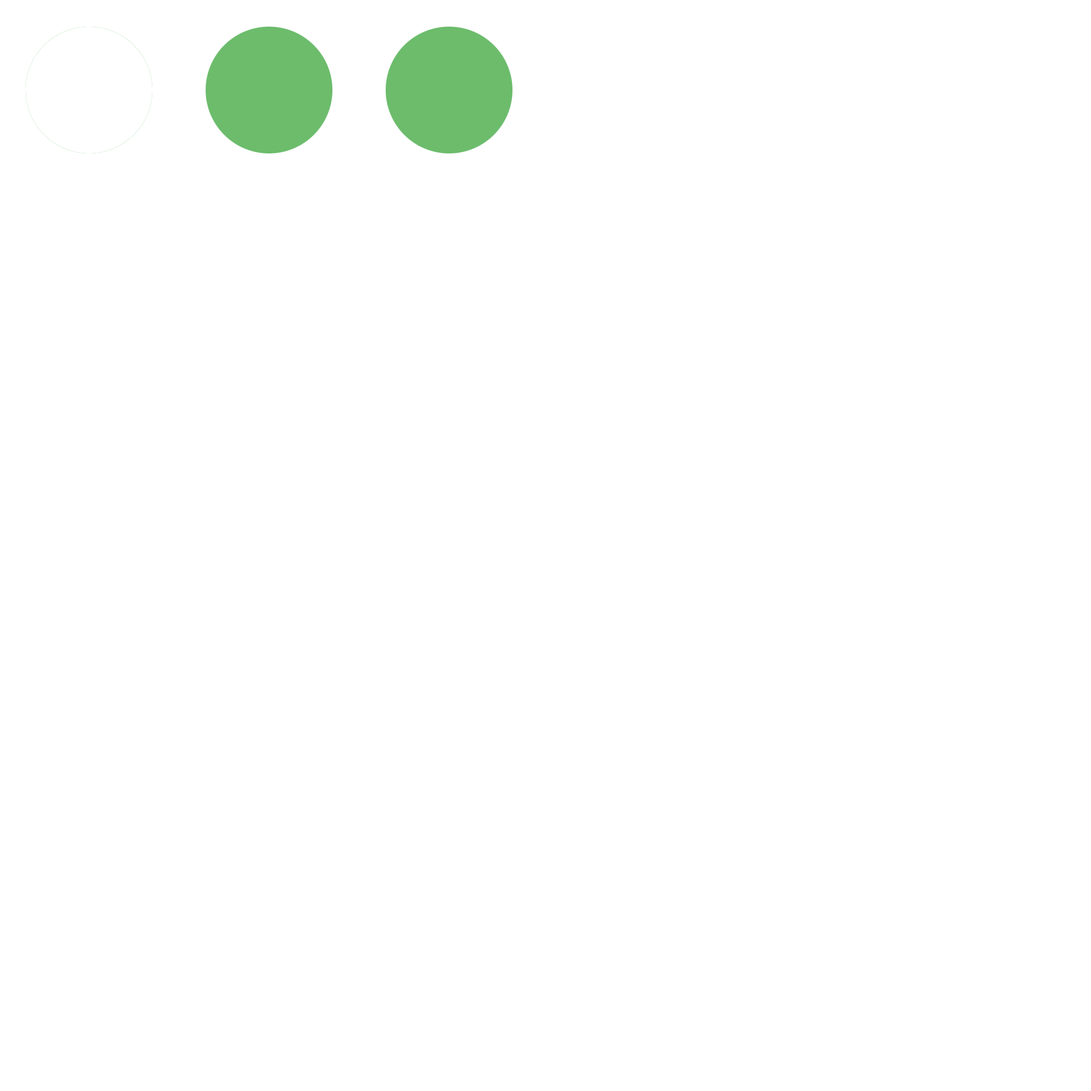
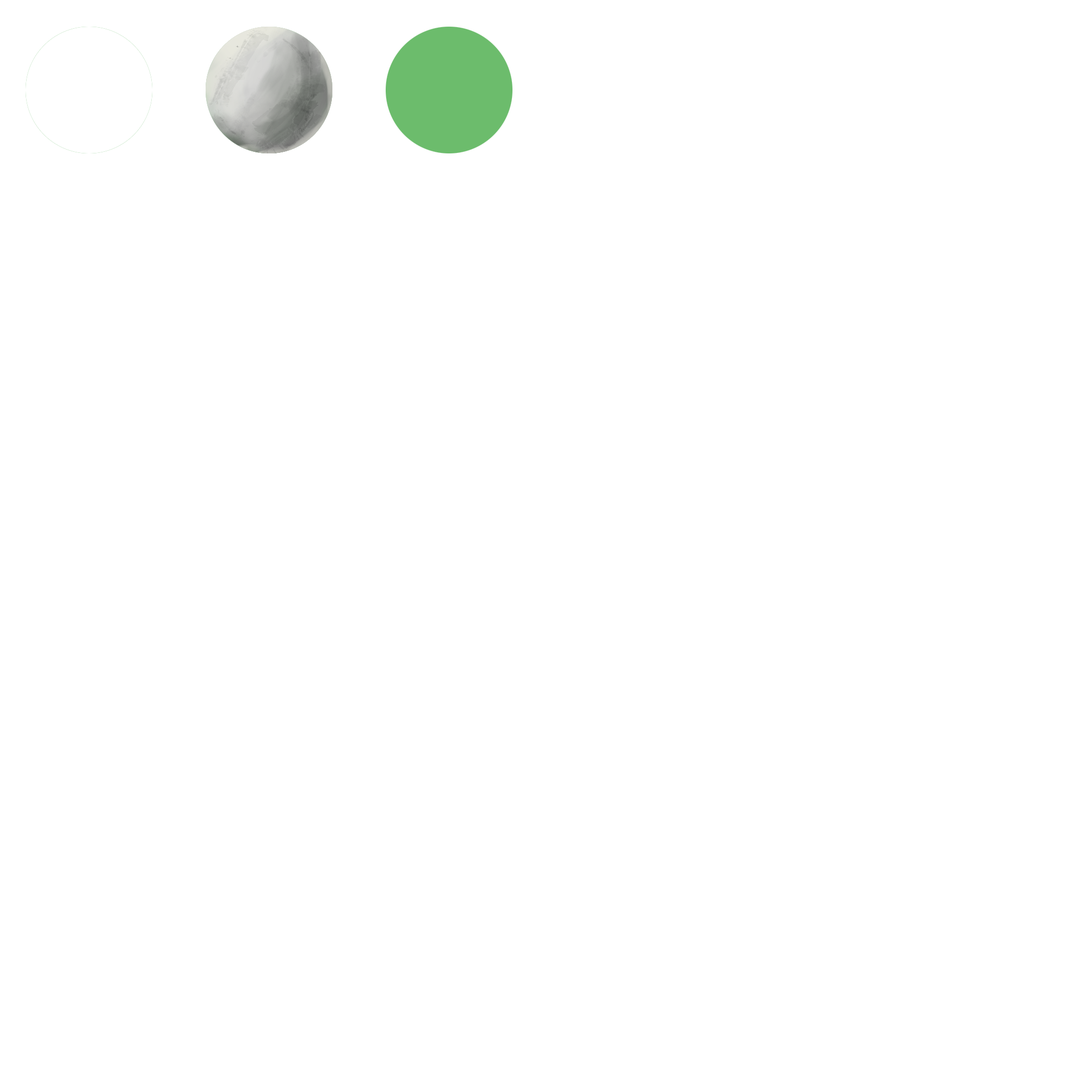
Comparing the layer stacks of the two 1091 × 1091 images. Changes:
added layer "Layer 3" above "Layer 1 copy" over [208,26,326,154]
painted on "Layer 1 copy" over [205,26,333,154]
